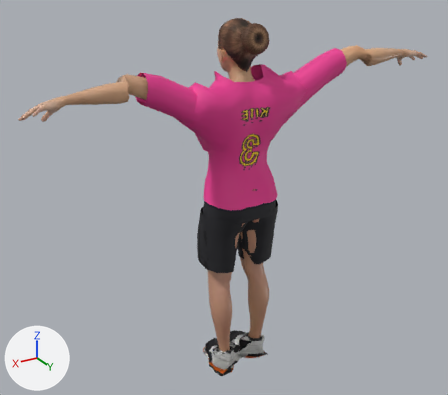
Renders of the glTF model FEL-full-app/public/models/rivals/kite.glb from each side of a commit.
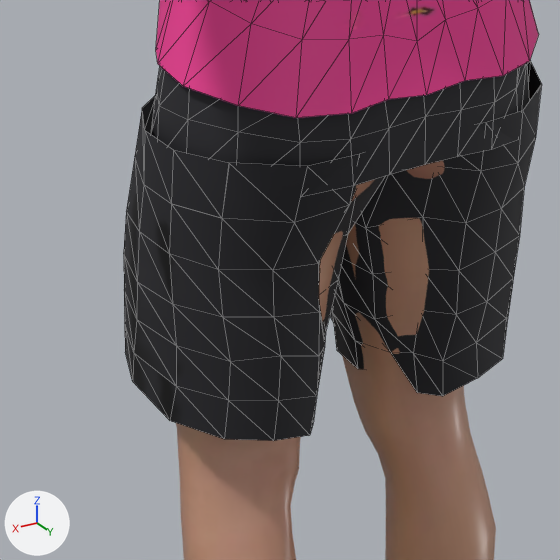
Each version appears first whole from a 50 mm lens placed at (1.482, 2.296, 2.124), pointed at (0.053, -0.087, 0.933), and next in a close-up on the part from 39% to 63% of the width and 48% to 75% of the height. Every picture has the same lights, and +X, +Y and +Z are marked at lower left. The first two pictures are the older version. The close-ups show mesh edges as thin lines. Where no turn or scale is listed for an object, it has been applied to the vertices. Vertices at exactly the same position are counted once.

Objects in the first close-up: 'Body', 'Kit_shorts_shorts_baggy', 'Kit_tops_top_jersey'.
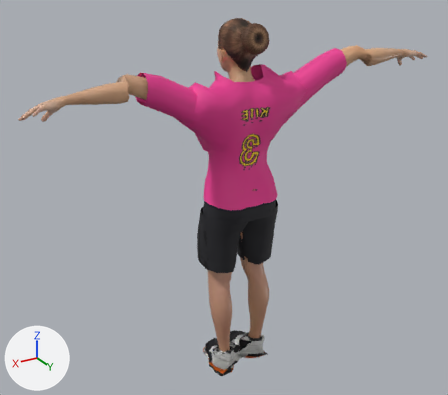
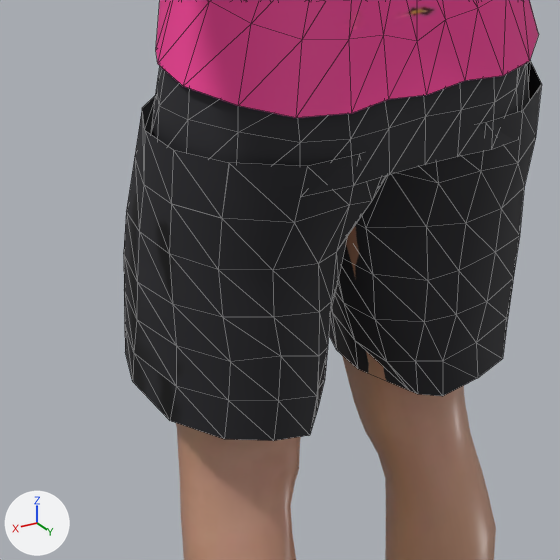
What changed in the scene script:
```text
Change me_cargo_pants:
    used by ob_kit_shorts_shorts_baggy; location = (0.0, 0.0, 0.0)
    remove me_cargo_pants.from_pydata(...)  # 319 vertices, 528 faces; spans x -0.202..0.206, y -0.17..0.115, z 0.583..1.082
    add me_cargo_pants.from_pydata(...)  # 319 vertices, 528 faces; spans x -0.202..0.206, y -0.17..0.115, z 0.582..1.082
    me_cargo_pants part 1
    me_cargo_pants.vertices[138].co: (0.079, -0.138, 0.837) -> (0.078, -0.142, 0.837)
    me_cargo_pants.vertices[139].co: (0.05, -0.098, 0.843) -> (0.036, -0.116, 0.844)
    me_cargo_pants.vertices[143].co: (0.045, 0.072, 0.856) -> (0.04, 0.088, 0.845)  # not seen -> pixel (371, 201)
    me_cargo_pants.vertices[153].co: (0.062, -0.114, 0.788) -> (0.048, -0.134, 0.79)
    me_cargo_pants.vertices[157].co: (0.057, 0.028, 0.781) -> (0.051, 0.045, 0.777)  # not seen -> pixel (336, 252)
    me_cargo_pants.vertices[167].co: (0.062, -0.114, 0.729) -> (0.045, -0.134, 0.728)
    me_cargo_pants.vertices[171].co: (0.058, 0.025, 0.725) -> (0.052, 0.039, 0.723)  # pixel (318, 295) -> pixel (331, 301)
    me_cargo_pants.vertices[181].co: (0.064, -0.119, 0.677) -> (0.049, -0.136, 0.676)
    me_cargo_pants.vertices[185].co: (0.051, 0.026, 0.67) -> (0.049, 0.029, 0.669)  # pixel (324, 346) -> pixel (327, 347)
    me_cargo_pants.vertices[195].co: (0.073, -0.12, 0.636) -> (0.062, -0.14, 0.632)
    me_cargo_pants.vertices[198].co: (0.041, 0.001, 0.621) -> (0.037, 0.005, 0.62)  # not seen -> pixel (324, 379)
    me_cargo_pants.vertices[209].co: (0.081, -0.11, 0.59) -> (0.067, -0.132, 0.585)
    me_cargo_pants.vertices[212].co: (0.053, -0.008, 0.588) -> (0.043, 0.002, 0.586)  # not seen -> pixel (317, 410)
    me_cargo_pants.vertices[234].co: (-0.041, -0.091, 0.846) -> (-0.027, -0.108, 0.847)
    me_cargo_pants.vertices[244].co: (-0.039, 0.071, 0.854) -> (-0.034, 0.086, 0.844)  # not seen -> pixel (438, 183)
    me_cargo_pants.vertices[248].co: (-0.054, -0.111, 0.787) -> (-0.039, -0.129, 0.789)
    me_cargo_pants.vertices[258].co: (-0.053, 0.034, 0.782) -> (-0.048, 0.047, 0.779)  # pixel (422, 217) -> pixel (426, 226)
    me_cargo_pants.vertices[262].co: (-0.06, -0.118, 0.731) -> (-0.045, -0.138, 0.73)
    me_cargo_pants.vertices[272].co: (-0.06, 0.023, 0.721) -> (-0.054, 0.043, 0.719)  # not seen -> pixel (427, 280)
    me_cargo_pants.vertices[276].co: (-0.062, -0.121, 0.68) -> (-0.048, -0.14, 0.679)
    me_cargo_pants.vertices[286].co: (-0.061, 0.02, 0.674) -> (-0.055, 0.037, 0.671)  # not seen -> pixel (424, 322)
    me_cargo_pants.vertices[290].co: (-0.062, -0.118, 0.634) -> (-0.051, -0.135, 0.631)
    me_cargo_pants.vertices[300].co: (-0.058, 0.015, 0.626) -> (-0.053, 0.025, 0.624)  # pixel (413, 353) -> pixel (415, 361)
    me_cargo_pants.vertices[301].co: (-0.042, -0.002, 0.624) -> (-0.031, 0.008, 0.621)  # pixel (390, 352) -> pixel (386, 361)
    me_cargo_pants.vertices[304].co: (-0.054, -0.11, 0.591) -> (-0.045, -0.119, 0.588)
    me_cargo_pants.vertices[314].co: (-0.062, 0.017, 0.583) -> (-0.061, 0.019, 0.582)  # pixel (417, 392) -> pixel (417, 394)
    me_cargo_pants.vertices[315].co: (-0.065, -0.007, 0.591) -> (-0.054, 0.016, 0.587)  # not seen -> pixel (409, 390)
```

Location of each change, (x1, y1, x2, y2) in pixels of the close-ups (560 x 560 px; the box of a moved part takes in the faces that stretch with it):
part 1 of me_cargo_pants, moved or reshaped
    before: (318, 154, 481, 396)
    after: (313, 153, 481, 422)
